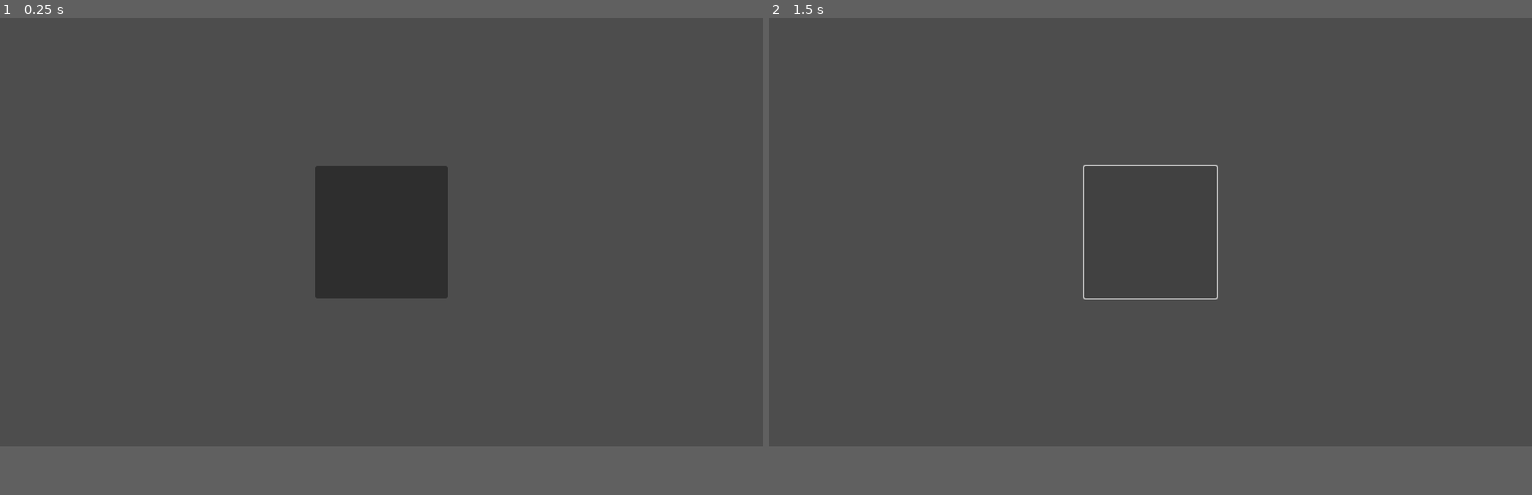
Above: before the commit, frames 1-2 (left to right).
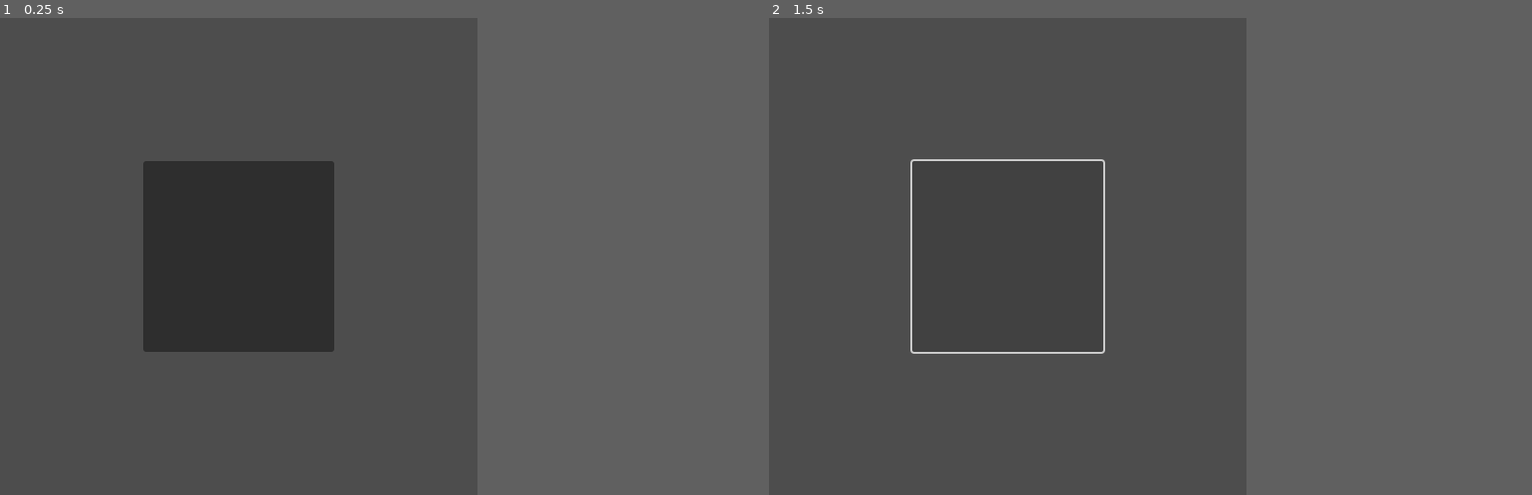
Above: after the commit, the same moments.

Repository: JusTS-CD/nine-cards-game
Game: Godot game, scene res://scenes/Cell.tscn
Same seed, same stepped clock (60 frames per second), same inputs: the game is played once before the commit and once after it. The project has no main scene, so this scene is started directly.
Inputs (mouse positions are in pixels of both pictures, inside the frame that each line leads up to):
- Up to frame 1 (0.25 s): no input
- Up to frame 2 (1.5 s): click (1150, 232) at 0.5 s; click (1150, 232) at 1.25 s
In our replay, the window is 799x449 before the commit and 500x500 after it. These sizes can differ from the game's own. Grey fills any space a smaller window leaves; there, only what the larger window draws over its background counts as a difference.

The runs differ from the first frame. In frame 1, 13% of the frame differs, in the area x 18-59%, y 30-70%; in frame 2, 0.6%.

Commit message:
fix: configure game window scaling

Diff:
--- a/project.godot
+++ b/project.godot
@@ -14,6 +14,12 @@
 config/features=PackedStringArray("4.2", "Forward Plus")
 config/icon="res://icon.svg"
 
+[display]
+
+window/size/viewport_width=500
+window/size/viewport_height=500
+window/stretch/mode="canvas_items"
+
 [physics]
 
 3d/physics_engine="Jolt Physics"
--- a/scenes/Cell.tscn
+++ b/scenes/Cell.tscn
@@ -3,7 +3,7 @@
 [ext_resource type="Script" path="res://scenes/Cell.gd" id="1_rd428"]
 
 [node name="Cell" type="Button"]
-custom_minimum_size = Vector2(120, 120)
+custom_minimum_size = Vector2(165, 165)
 anchors_preset = 8
 anchor_left = 0.5
 anchor_top = 0.5
